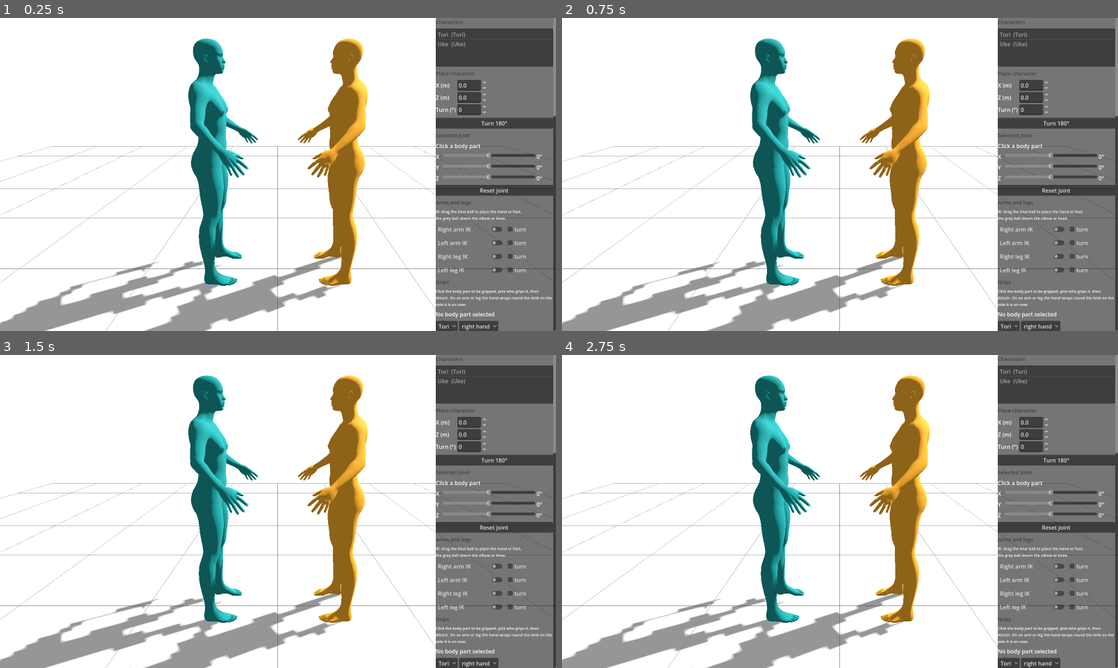
Above: before the commit, frames 1-4 (two rows, left to right).
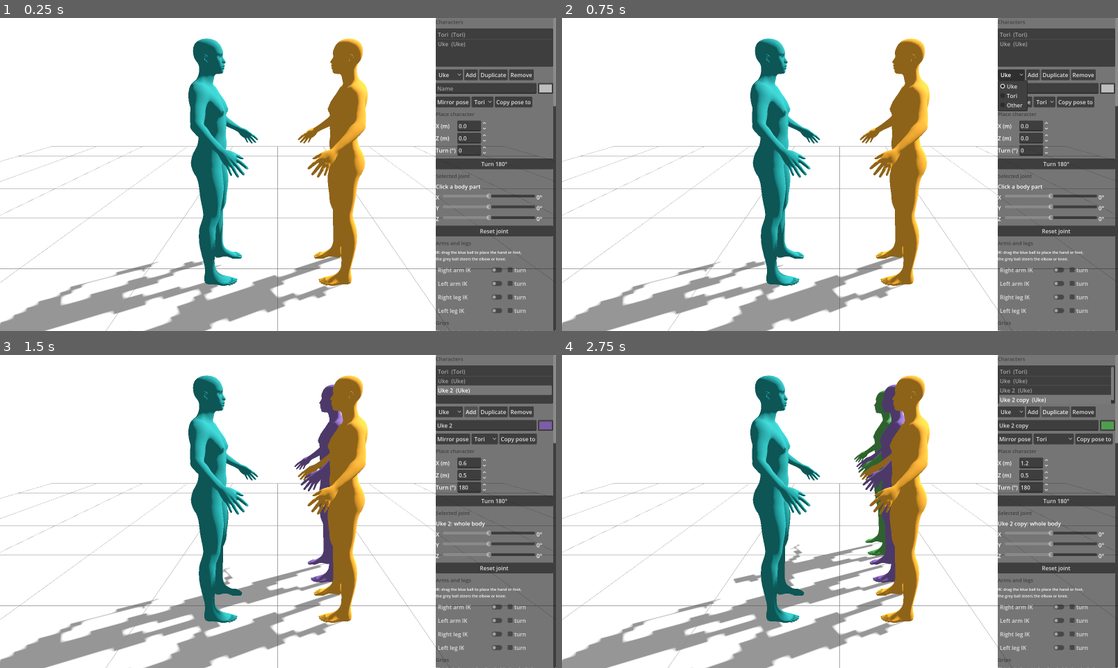
Above: after the commit, the same moments.

Repository: jop3/kamae
Game: Godot game, scene res://src/app/Main.tscn
Two runs of this game, one before a commit and one after it. Both use one fixed random seed, a clock stepped at 60 frames per second and the inputs below.
Inputs (mouse positions are in pixels of both pictures, inside the frame that each line leads up to):
- Up to frame 1 (0.25 s): no input
- Up to frame 2 (0.75 s): click (1012, 74) at 0.5 s, where only the run after the commit has a clickable "Uke"
- Up to frame 3 (1.5 s): click (472, 411) at 1.25 s, where only the run after the commit has a clickable "Add"
- Up to frame 4 (2.75 s): click (1056, 411) at 2 s, where only the run after the commit has a clickable "Duplicate"

The runs differ from the first frame. In frame 1, 7.0% of the frame differs, in the area x 78-100%, y 16-100%; in frame 2, 7.0%; in frame 3, 10%; in frame 4, 12%, in the area x 27-100%, y 3-100%.

Commit message:
Characters panel (add, duplicate, remove with grip confirmation, rename, colour), mirror and copy pose, weapon contact controls
Mirror works on each bone's rotation relative to rest taken to the rig frame,
reflected across the sagittal plane and brought into the mirror bone's frame,
so it holds for any rig whose sides are mirror images; verified exact in
tests/test_m1.gd. Copy pose shares the same snapshot machinery and undo.

Co-Authored-By: Claude Fable 5.1 <noreply@anthropic.com>
Claude-Session: https://claude.ai/code/session_01UcSQsWZzi6KyCSo7jtnhzd

Diff:
--- a/src/posing/PoseController.gd
+++ b/src/posing/PoseController.gd
@@ -365,3 +365,109 @@
 	for finger in values:
 		rig.fingers.set_curl(side, finger, values[finger])
 	pose_changed.emit()
+
+
+# ---------------------------------------------------------------- copy and mirror (spec §5.5)
+
+## Copies every bone rotation, finger curl and limb state from one character to another. Both
+## share the rig, so names map one to one. Grips are left alone: they belong to the pair.
+func copy_pose(from: CharacterRig, to: CharacterRig) -> void:
+	var before := _snapshot(to)
+	_apply_snapshot(to, _snapshot(from))
+	var after := _snapshot(to)
+	_record_snapshot_change("Copy pose to %s" % to.display_name, to, before, after)
+
+
+## Mirrors a character's pose across its own left-right plane: Left and Right bones swap, and
+## each rotation is reflected. Works on the world-space rotation relative to rest, so it holds
+## for any rig whose left and right bones are mirror images in the character's frame.
+func mirror_pose(rig: CharacterRig) -> void:
+	var before := _snapshot(rig)
+	var mirrored := _mirror_snapshot(rig, before)
+	_apply_snapshot(rig, mirrored)
+	_record_snapshot_change("Mirror %s" % rig.display_name, rig, before, _snapshot(rig))
+
+
+func _snapshot(rig: CharacterRig) -> Dictionary:
+	var sk := rig.skeleton
+	var bones := {}
+	for i in sk.get_bone_count():
+		bones[sk.get_bone_name(i)] = sk.get_bone_pose_rotation(i)
+	var limbs := {}
+	for key in rig.limbs:
+		var limb: Limb = rig.limbs[key]
+		limbs[key] = {"mode": limb.mode, "target": rig.global_transform.affine_inverse() * limb.target.global_transform,
+			"pole": rig.to_local(limb.pole.global_position), "orient": limb.orient_to_target}
+	var fingers := {}
+	for side in FingerCurl.SIDES:
+		fingers[side] = rig.fingers.curls[side].duplicate()
+	return {"bones": bones, "limbs": limbs, "fingers": fingers}
+
+
+func _apply_snapshot(rig: CharacterRig, snap: Dictionary) -> void:
+	var sk := rig.skeleton
+	for bone in snap["bones"]:
+		var idx := sk.find_bone(bone)
+		if idx >= 0:
+			sk.set_bone_pose_rotation(idx, snap["bones"][bone])
+	for key in snap["limbs"]:
+		if not rig.limbs.has(key):
+			continue
+		var limb: Limb = rig.limbs[key]
+		var entry: Dictionary = snap["limbs"][key]
+		rig.set_limb_mode(key, entry["mode"])
+		limb.target.global_transform = rig.global_transform * entry["target"]
+		limb.pole.global_position = rig.to_global(entry["pole"])
+		limb.set_orient_to_target(entry["orient"])
+	for side in snap["fingers"]:
+		for finger in snap["fingers"][side]:
+			rig.fingers.set_curl(side, finger, snap["fingers"][side][finger])
+	pose_changed.emit()
+
+
+static func _mirror_name(bone: String) -> String:
+	if bone.begins_with("Left"):
+		return "Right" + bone.trim_prefix("Left")
+	if bone.begins_with("Right"):
+		return "Left" + bone.trim_prefix("Right")
+	return bone
+
+
+func _mirror_snapshot(rig: CharacterRig, snap: Dictionary) -> Dictionary:
+	var sk := rig.skeleton
+	var mirror := Basis(Vector3(-1, 0, 0), Vector3(0, 1, 0), Vector3(0, 0, 1))   # x -> -x in the rig frame
+	var bones := {}
+	for bone in snap["bones"]:
+		var src_idx := sk.find_bone(bone)
+		var dst_name := _mirror_name(bone)
+		var dst_idx := sk.find_bone(dst_name)
+		if src_idx < 0 or dst_idx < 0:
+			continue
+		# Rotation relative to rest, taken to the rig frame, reflected, brought into the mirror
+		# bone's rest frame. G = global rest basis of the bone (rig frame).
+		var g_src: Basis = sk.get_bone_global_rest(src_idx).basis
+		var g_dst: Basis = sk.get_bone_global_rest(dst_idx).basis
+		var rest_src: Basis = sk.get_bone_rest(src_idx).basis
+		var rest_dst: Basis = sk.get_bone_rest(dst_idx).basis
+		var delta_local: Basis = rest_src.inverse() * Basis(snap["bones"][bone])
+		var delta_rig: Basis = g_src * delta_local * g_src.inverse()
+		var delta_mirrored: Basis = mirror * delta_rig * mirror
+		var delta_dst: Basis = g_dst.inverse() * delta_mirrored * g_dst
+		bones[dst_name] = (rest_dst * delta_dst).orthonormalized().get_rotation_quaternion()
+	var limbs := {}
+	for key in snap["limbs"]:
+		var entry: Dictionary = snap["limbs"][key]
+		var t: Transform3D = entry["target"]
+		var mt := Transform3D((mirror * t.basis * mirror).orthonormalized(), mirror * t.origin)
+		limbs[_mirror_name(key)] = {"mode": entry["mode"], "target": mt, "pole": mirror * entry["pole"], "orient": entry["orient"]}
+	var fingers := {}
+	for side in snap["fingers"]:
+		fingers[_mirror_name(side)] = snap["fingers"][side].duplicate()
+	return {"bones": bones, "limbs": limbs, "fingers": fingers}
+
+
+func _record_snapshot_change(label: String, rig: CharacterRig, before: Dictionary, after: Dictionary) -> void:
+	undo.create_action(label)
+	undo.add_do_method(_apply_snapshot.bind(rig, after))
+	undo.add_undo_method(_apply_snapshot.bind(rig, before))
+	undo.commit_action(false)
--- a/src/ui/SidePanel.gd
+++ b/src/ui/SidePanel.gd
@@ -12,6 +12,15 @@
 var camera: OrbitCamera
 
 var _char_list: ItemList
+var _char_role: OptionButton
+var _char_name: LineEdit
+var _char_color: ColorPickerButton
+var _copy_to: OptionButton
+var _contact_a: OptionButton
+var _contact_b: OptionButton
+var _contact_ta: SpinBox
+var _contact_tb: SpinBox
+var _contact_gap: Label
 var _joint_label: Label
 var _euler: Array[HSlider] = []
 var _euler_vals: Array[Label] = []
@@ -81,6 +90,35 @@
 	_char_list.custom_minimum_size.y = 110
 	_char_list.item_selected.connect(func(i): controller.select(scene.characters[i], ""))
 	vb.add_child(_char_list)
+	var char_row := HBoxContainer.new(); vb.add_child(char_row)
+	_char_role = OptionButton.new()
+	for role in ["Uke", "Tori", "Other"]:
+		_char_role.add_item(role)
+	char_row.add_child(_char_role)
+	var add_char := Button.new(); add_char.text = "Add"; add_char.tooltip_text = "Add a character with this role (at most 5)"
+	add_char.pressed.connect(_on_add_character_pressed); char_row.add_child(add_char)
+	var dup_char := Button.new(); dup_char.text = "Duplicate"; dup_char.tooltip_text = "A copy of the selected character, same pose"
+	dup_char.pressed.connect(_on_duplicate_character_pressed); char_row.add_child(dup_char)
+	var rem_char := Button.new(); rem_char.text = "Remove"; rem_char.tooltip_text = "Remove the selected character; its grips are released"
+	rem_char.pressed.connect(_on_remove_character_pressed); char_row.add_child(rem_char)
+	var name_row := HBoxContainer.new(); vb.add_child(name_row)
+	_char_name = LineEdit.new(); _char_name.placeholder_text = "Name"; _char_name.size_flags_horizontal = Control.SIZE_EXPAND_FILL
+	_char_name.text_submitted.connect(func(t: String): _rename_selected(t))
+	name_row.add_child(_char_name)
+	_char_color = ColorPickerButton.new(); _char_color.custom_minimum_size.x = 44
+	_char_color.tooltip_text = "Skin colour"
+	_char_color.color_changed.connect(func(c: Color):
+		if not _updating and controller.selected_rig:
+			controller.selected_rig.set_skin_color(c)
+			_refresh_characters())
+	name_row.add_child(_char_color)
+	var pose_row := HBoxContainer.new(); vb.add_child(pose_row)
+	var mirror := Button.new(); mirror.text = "Mirror pose"; mirror.tooltip_text = "Swap left and right on the selected character"
+	mirror.pressed.connect(func(): if controller.selected_rig: controller.mirror_pose(controller.selected_rig))
+	pose_row.add_child(mirror)
+	_copy_to = OptionButton.new(); pose_row.add_child(_copy_to)
+	var copy := Button.new(); copy.text = "Copy pose to"; copy.tooltip_text = "Give that character the selected character's pose"
+	copy.pressed.connect(_on_copy_pose_pressed); pose_row.add_child(copy)
 
 	vb.add_child(_header("Place character"))
 	var g := GridContainer.new(); g.columns = 2; vb.add_child(g)
@@ -244,6 +282,27 @@
 		var w := _selected_weapon()
 		if w: scene.remove_weapon(w.weapon_id))
 	vb.add_child(remove_w)
+
+	vb.add_child(_header("Weapon contact"))
+	var contact_hint := Label.new()
+	contact_hint.text = "Two weapons meeting: the gap between two points is measured, not forced."
+	contact_hint.add_theme_font_size_override("font_size", 11)
+	contact_hint.autowrap_mode = TextServer.AUTOWRAP_WORD_SMART
+	vb.add_child(contact_hint)
+	var c_row := HBoxContainer.new(); vb.add_child(c_row)
+	_contact_a = OptionButton.new(); c_row.add_child(_contact_a)
+	_contact_ta = SpinBox.new(); _contact_ta.min_value = 0; _contact_ta.max_value = 1; _contact_ta.step = 0.01; _contact_ta.value = 0.7; c_row.add_child(_contact_ta)
+	var c_row2 := HBoxContainer.new(); vb.add_child(c_row2)
+	_contact_b = OptionButton.new(); c_row2.add_child(_contact_b)
+	_contact_tb = SpinBox.new(); _contact_tb.min_value = 0; _contact_tb.max_value = 1; _contact_tb.step = 0.01; _contact_tb.value = 0.7; c_row2.add_child(_contact_tb)
+	_contact_gap = Label.new(); _contact_gap.text = ""; vb.add_child(_contact_gap)
+	var c_buttons := HBoxContainer.new(); vb.add_child(c_buttons)
+	var close_gap := Button.new(); close_gap.text = "Close the gap"
+	close_gap.tooltip_text = "Moves the weapon-driven weapon (or the selected character's hand) until the two points touch"
+	close_gap.pressed.connect(_on_close_gap_pressed); c_buttons.add_child(close_gap)
+	var record := Button.new(); record.text = "Record contact"
+	record.tooltip_text = "Saves this pair of points with the pose so the gap is shown again on load"
+	record.pressed.connect(_on_record_contact_pressed); c_buttons.add_child(record)
 
 	vb.add_child(_header("Camera"))
 	var crow := HBoxContainer.new(); vb.add_child(crow)
@@ -382,6 +441,11 @@
 	for c in scene.characters:
 		_char_list.add_item("%s  (%s)" % [c.display_name, c.role])
 		_char_list.set_item_icon_modulate(_char_list.item_count - 1, c.get_skin_color())
+	if _copy_to:
+		_copy_to.clear()
+		for c in scene.characters:
+			_copy_to.add_item(c.display_name)
+	_refresh_character_fields()
 	if _grip_who:
 		_grip_who.clear()
 		for c in scene.characters:
@@ -431,6 +495,7 @@
 		_grip_target_label.text = ("Selected: %s %s" % [rig.display_name, _pretty(bone_name)]) if (rig and bone_name != "") else "No body part selected"
 	_joint_label.text = ("%s: %s" % [rig.display_name, _pretty(bone_name)]) if (rig and bone_name != "") else ("%s: whole body" % rig.display_name if rig else "Click a body part")
 	_set_joint_enabled(rig != null and bone_name != "")
+	_refresh_character_fields()
 	_refresh_values()
 
 
@@ -440,6 +505,13 @@
 
 
 func _process(_delta: float) -> void:
+	if _contact_gap and grips:
+		var pair := _contact_pair()
+		if pair.is_empty():
+			_contact_gap.text = "Add two weapons to measure a contact." if scene.weapons.size() < 2 else ""
+		else:
+			var gap: float = grips.contact_gap(pair[0], pair[1], pair[2], pair[3])
+			_contact_gap.text = ("Touching (%.1f cm)" if gap < 0.01 else "Gap %.1f cm") % (gap * 100.0)
 	# Reach warnings change as the instructor drags a target, so they are polled rather than
 	# recomputed only on discrete edits.
 	var rig := controller.selected_rig
@@ -544,6 +616,7 @@
 
 
 func _refresh_weapons() -> void:
+	_refresh_contact_options()
 	if _weapon_list == null:
 		return
 	var prev := _weapon_list.get_selected_items()
@@ -860,3 +933,127 @@
 func set_export_status(text: String) -> void:
 	if _export_status:
 		_export_status.text = text
+
+
+# ---------------------------------------------------------------- characters
+
+func _refresh_character_fields() -> void:
+	if _char_name == null:
+		return
+	_updating = true
+	var rig := controller.selected_rig
+	_char_name.text = rig.display_name if rig else ""
+	_char_color.color = rig.get_skin_color() if rig else Color.GRAY
+	_updating = false
+
+
+func _on_add_character_pressed() -> void:
+	if scene.characters.size() >= PosingScene.MAX_CHARACTERS:
+		return
+	var role: String = _char_role.get_item_text(_char_role.selected)
+	var prefix := role.to_lower()
+	var id := scene.next_free_id(prefix)
+	var count := 0
+	for c in scene.characters:
+		if c.role == role:
+			count += 1
+	var rig := scene.add_character(id, "%s %d" % [role, count + 1] if count > 0 else role, role)
+	rig.position = Vector3(0.6 * (scene.characters.size() - 2), 0, 0.5)
+	rig.rotation.y = PI
+	controller.select(rig, "")
+
+
+func _on_duplicate_character_pressed() -> void:
+	var src := controller.selected_rig
+	if src == null or scene.characters.size() >= PosingScene.MAX_CHARACTERS:
+		return
+	var rig := scene.add_character(scene.next_free_id(src.role.to_lower()), src.display_name + " copy", src.role)
+	rig.position = src.position + Vector3(0.6, 0, 0)
+	rig.rotation = src.rotation
+	controller.copy_pose(src, rig)
+	controller.select(rig, "")
+
+
+func _on_remove_character_pressed() -> void:
+	var rig := controller.selected_rig
+	if rig == null or scene.characters.size() <= PosingScene.MIN_CHARACTERS:
+		return
+	var involved := 0
+	if grips:
+		for grip in grips.grips:
+			if grip.gripper_id == rig.character_id or (grip.target.kind == GripTarget.Kind.BONE and grip.target.character_id == rig.character_id):
+				involved += 1
+	if involved > 0:
+		var dialog := ConfirmationDialog.new()
+		dialog.title = "Remove %s?" % rig.display_name
+		dialog.dialog_text = "%s is part of %d grip(s). Removing the character releases them." % [rig.display_name, involved]
+		dialog.ok_button_text = "Remove"
+		add_child(dialog)
+		var box := {"ok": false}
+		dialog.confirmed.connect(func(): box["ok"] = true)
+		dialog.popup_centered()
+		await dialog.visibility_changed
+		if dialog.visible:
+			await dialog.visibility_changed
+		dialog.queue_free()
+		if not box["ok"]:
+			return
+	controller.select(null, "")
+	scene.remove_character(rig.character_id)
+
+
+func _rename_selected(text: String) -> void:
+	var rig := controller.selected_rig
+	if rig == null or text.strip_edges() == "":
+		return
+	rig.display_name = text.strip_edges()
+	_refresh_characters()
+
+
+func _on_copy_pose_pressed() -> void:
+	var src := controller.selected_rig
+	if src == null or _copy_to.selected < 0 or _copy_to.selected >= scene.characters.size():
+		return
+	var dst: CharacterRig = scene.characters[_copy_to.selected]
+	if dst != src:
+		controller.copy_pose(src, dst)
+
+
+# ---------------------------------------------------------------- weapon contact
+
+func _refresh_contact_options() -> void:
+	if _contact_a == null:
+		return
+	for opt in [_contact_a, _contact_b]:
+		var keep: int = opt.selected
+		opt.clear()
+		for w in scene.weapons:
+			opt.add_item(w.weapon_id)
+		if keep >= 0 and keep < opt.item_count:
+			opt.select(keep)
+	if _contact_b.item_count > 1 and _contact_b.selected == _contact_a.selected:
+		_contact_b.select(1)
+
+
+func _contact_pair() -> Array:
+	if _contact_a == null or _contact_a.selected < 0 or _contact_b.selected < 0:
+		return []
+	var a: Weapon = scene.get_weapon(_contact_a.get_item_text(_contact_a.selected))
+	var b: Weapon = scene.get_weapon(_contact_b.get_item_text(_contact_b.selected))
+	if a == null or b == null or a == b:
+		return []
+	return [a, _contact_ta.value, b, _contact_tb.value]
+
+
+func _on_close_gap_pressed() -> void:
+	var pair := _contact_pair()
+	if pair.is_empty() or grips == null:
+		return
+	grips.close_gap(pair[0], pair[1], pair[2], pair[3])
+
+
+func _on_record_contact_pressed() -> void:
+	var pair := _contact_pair()
+	if pair.is_empty():
+		return
+	scene.weapon_contacts = [{"a": pair[0].weapon_id, "t_a": pair[1], "b": pair[2].weapon_id, "t_b": pair[3]}]
--- a/tests/test_m1.gd
+++ b/tests/test_m1.gd
@@ -78,5 +78,28 @@
 
 	check(StillExport.slugify("Katatedori Ikkyo — Grepp") == "katatedori_ikkyo_grepp", "slugify handles dash")
 	check(StillExport.slugify("Ushiro Ryōtedori Zenpōnage / Kake") == "ushiro_ry_tedori_zenp_nage_kake" or StillExport.slugify("Övning åäö") == "ovning_aao", "slugify transliterates Swedish letters (%s)" % StillExport.slugify("Övning åäö"))
+	# --- mirror and copy (spec §5.5) -----------------------------------------
+	ctrl.select(tori, "RightUpperArm")
+	ctrl.rotate_selected_world(Vector3.FORWARD, 1.0)
+	ctrl.set_finger_curl(tori, "Right", "Index", 0.8)
+	await process_frame; await process_frame
+	var right_hand: Vector3 = tori.to_local(tori.bone_world_transform("RightHand").origin)
+	var left_hand_rest: Vector3 = tori.to_local(tori.bone_world_transform("LeftHand").origin)
+	ctrl.mirror_pose(tori)
+	await process_frame; await process_frame
+	var left_hand: Vector3 = tori.to_local(tori.bone_world_transform("LeftHand").origin)
+	var right_after: Vector3 = tori.to_local(tori.bone_world_transform("RightHand").origin)
+	var mirrored_expected := Vector3(-right_hand.x, right_hand.y, right_hand.z)
+	check(left_hand.distance_to(mirrored_expected) < 0.01, "mirror puts the left hand where the raised right hand was, reflected (%.3f m off)" % left_hand.distance_to(mirrored_expected))
+	check(right_after.distance_to(Vector3(-left_hand_rest.x, left_hand_rest.y, left_hand_rest.z)) < 0.01, "and the right arm takes the left arm's rest place")
+	check(is_equal_approx(tori.fingers.get_curl("Left", "Index"), 0.8) and is_zero_approx(tori.fingers.get_curl("Right", "Index")), "finger curls swap sides")
+	ctrl.undo.undo(); await process_frame; await process_frame
+	check(tori.to_local(tori.bone_world_transform("RightHand").origin).distance_to(right_hand) < 1e-3, "undo restores the unmirrored pose")
+	var uke_rig: CharacterRig = scene.get_character("uke1")
+	ctrl.copy_pose(tori, uke_rig)
+	await process_frame; await process_frame
+	var uke_hand: Vector3 = uke_rig.to_local(uke_rig.bone_world_transform("RightHand").origin)
+	check(uke_hand.distance_to(right_hand) < 1e-3, "copy pose gives Uke the same raised arm (%.4f m off in local frame)" % uke_hand.distance_to(right_hand))
+
 	print("RESULT %s (%d failures)" % ["OK" if failures == 0 else "FAILED", failures])
 	quit(1 if failures > 0 else 0)
Not shown, changed: docs/guide.md
